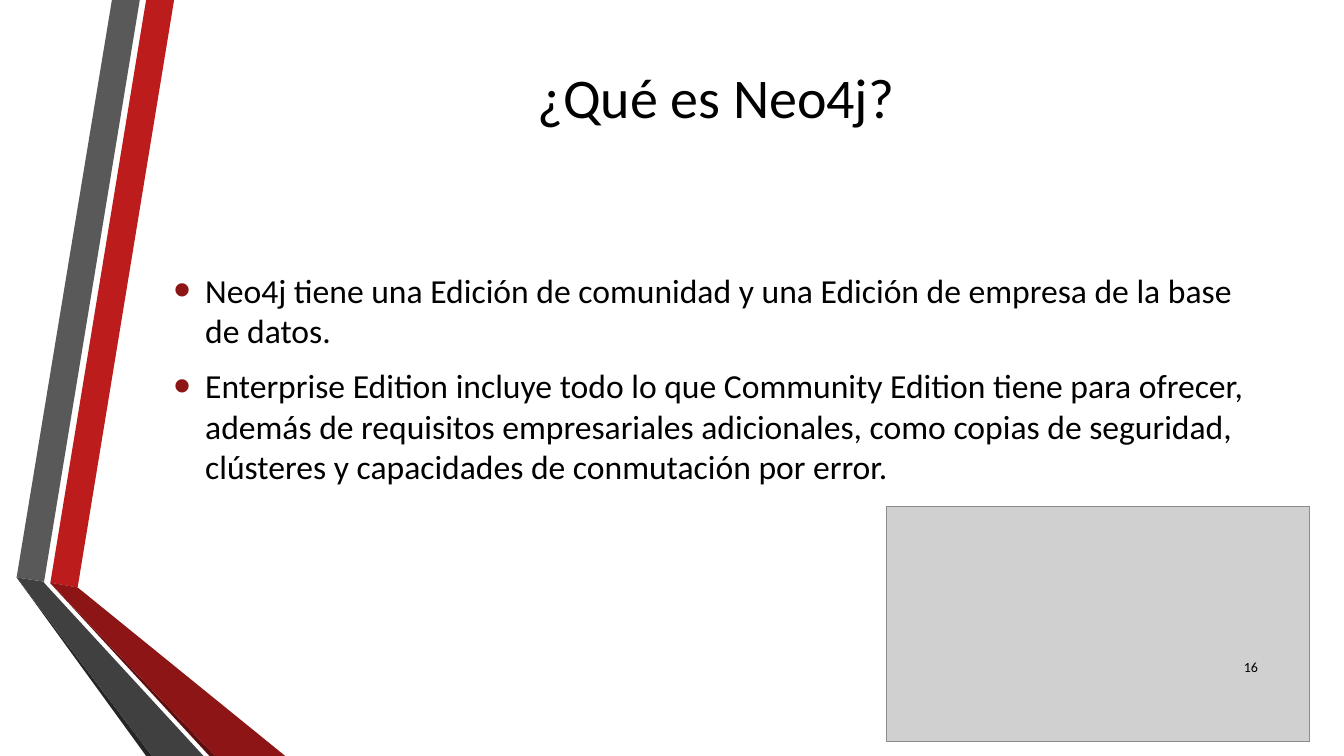
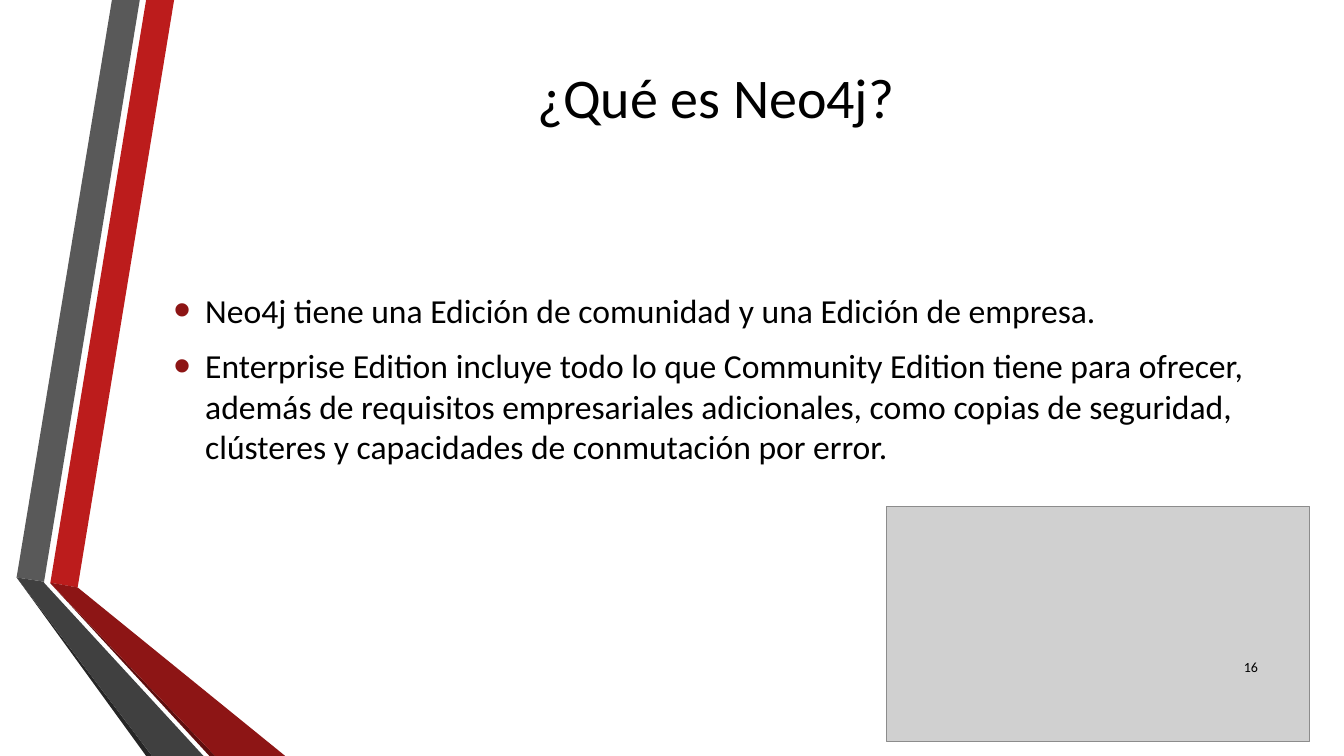
Before and after one commit to liobouchan/Neo4JToDoAWorkShop, a slide deck: slide 16 of Slides/1. Neo4j Intro.pptx. Drawn at 1344x756 pixels with LibreOffice and Linux fonts; fonts in the diff are those of the drawing; grey boxes stand for pictures; background and template pictures are left out. Boxes give left, top, right and bottom in pixels: in the first picture for what was removed or moved away, otherwise in the second. Text is boxed around its words. In the diff, an @@ line names an element or a change of style, - is before the commit and + after.

```diff
--- a/Slides/1. Neo4j Intro.pptx
+++ b/Slides/1. Neo4j Intro.pptx
@@ text at (205,299,1096,329): text changed @@
-• Neo4j tiene una Edición de comunidad y una Edición de empresa de la base de datos.
+• Neo4j tiene una Edición de comunidad y una Edición de empresa.
```
Also in this commit, not shown: 7 other slides changed.
